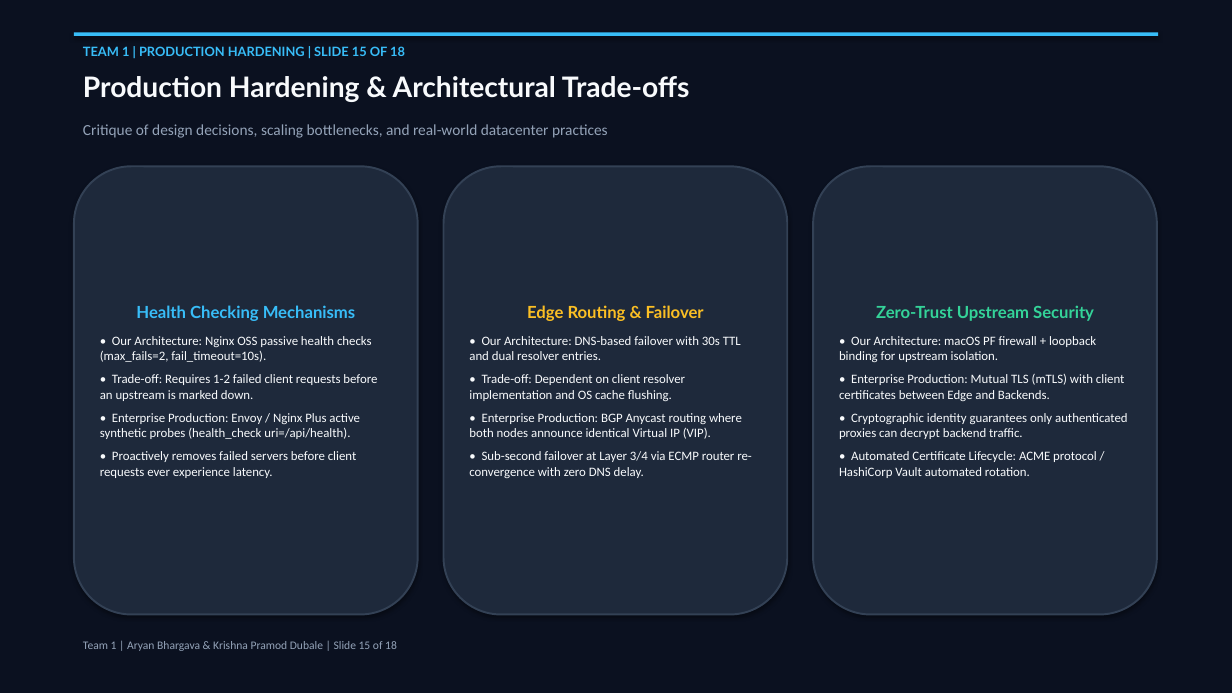
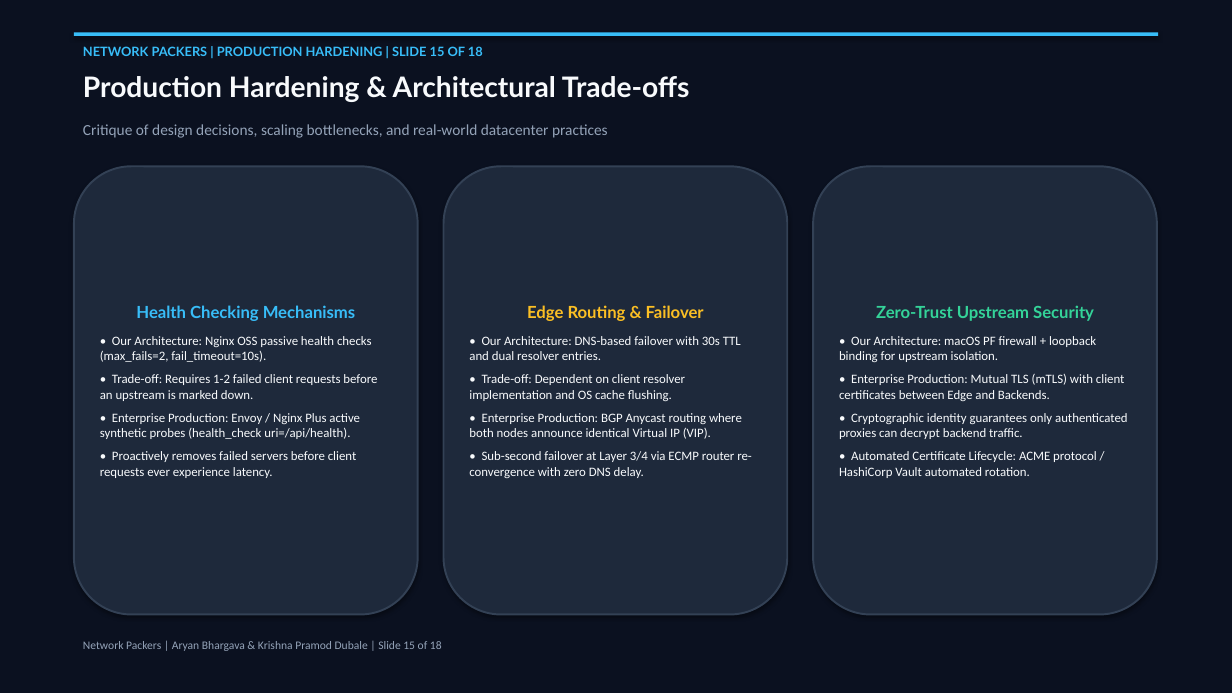
Before and after one commit to sanath-2512/Computer_Network, a slide deck: slide 15 of docs/Phase2_Final_Presentation_Team1.pptx. Drawn at 1232x693 pixels with LibreOffice and Linux fonts; fonts in the diff are those of the drawing. Boxes give left, top, right and bottom in pixels: in the first picture for what was removed or moved away, otherwise in the second. Text is boxed around its words. In the diff, an @@ line names an element or a change of style, - is before the commit and + after.

Commit message:
docs: update team branding to Network Packers across presentation and reports

```diff
--- a/docs/Phase2_Final_Presentation_Team1.pptx
+++ b/docs/Phase2_Final_Presentation_Team1.pptx
@@ text at <box>83,46,483,56</box>: text changed @@
-TEAM 1 | PRODUCTION HARDENING | SLIDE 15 OF 18
+NETWORK PACKERS | PRODUCTION HARDENING | SLIDE 15 OF 18
@@ text at <box>83,641,442,651</box>: text changed @@
-Team 1 | Aryan Bhargava & Krishna Pramod Dubale | Slide 15 of 18
+Network Packers | Aryan Bhargava & Krishna Pramod Dubale | Slide 15 of 18
```
Also in this commit, not shown: 17 other slides changed, 5 other files.
